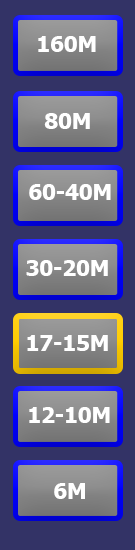
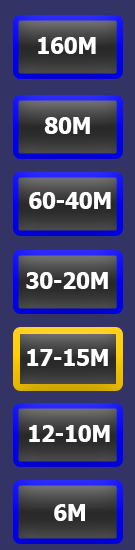
Layers edited between the first and the second 135x550 image:
painted on "17-15M" over [27, 335, 108, 366]
painted on "30-20M" over [26, 260, 108, 289]
painted on "60-40M" over [29, 184, 111, 209]
painted on "80M" over [44, 113, 90, 134]
painted on "6M" over [54, 483, 85, 521]
painted on "12-10M" over [29, 407, 110, 442]
painted on "160M" over [38, 36, 96, 54]
painted on "Button7" over [13, 460, 123, 544]
painted on "Button6" over [13, 386, 123, 467]
painted on "Button5" over [13, 313, 123, 391]
painted on "Button4" over [13, 239, 123, 314]
painted on "Button3" over [13, 165, 123, 236]
painted on "Button2" over [13, 91, 123, 159]
painted on "Button1" over [13, 15, 123, 79]